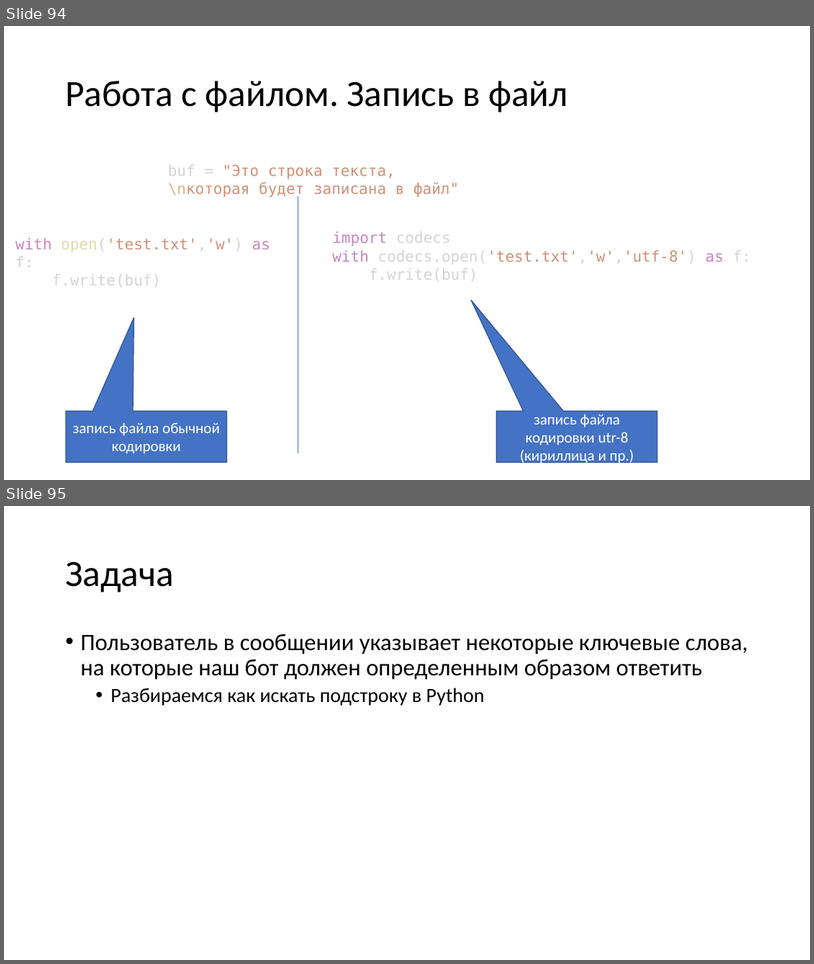
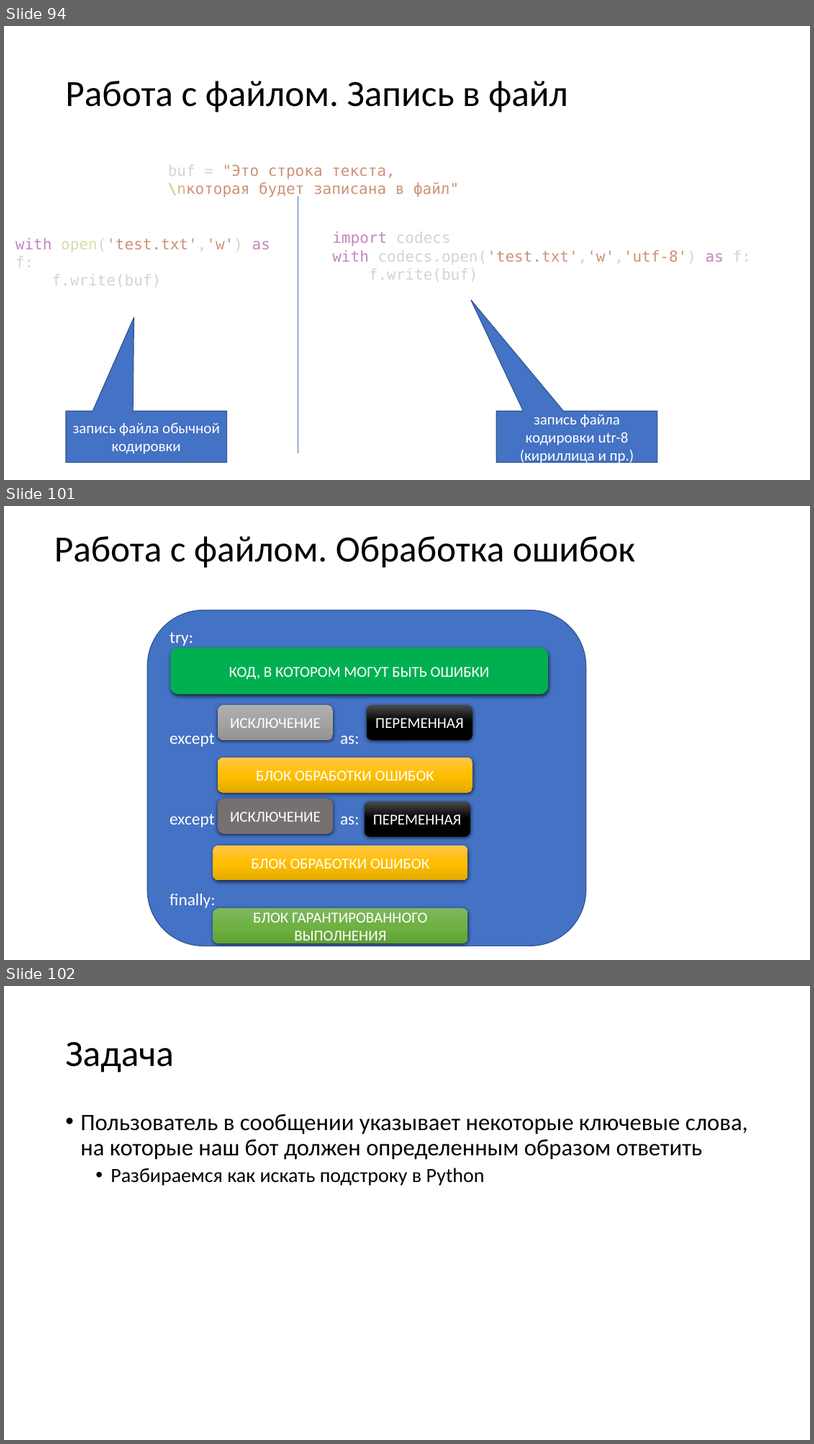
Before and after one commit to paveltsytovich/telegram-course, a slide deck: Presentation/Разработка ботов для телеграмм на Python.pptx. Shown one above the other, each under a label of ours: slides 94 and 95 before the commit, slides 94, 101 and 102 after it; the slides between them are not shown. The pictures are 814x964 and 814x1444 pixels, drawn with LibreOffice and Linux fonts; fonts in the diff are those of the drawing. Boxes give left, top, right and bottom in pixels: in the first picture for what was removed or moved away, otherwise in the second. Text is boxed around its words. In the diff, an @@ line names an element or a change of style, - is before the commit and + after.

```diff
--- a/Presentation/Разработка ботов для телеграмм на Python.pptx
+++ b/Presentation/Разработка ботов для телеграмм на Python.pptx
@@ slide 101 added at <box>4,506,810,960</box>, background #FFFFFF @@
@@ title added at <box>54,536,635,568</box>, 44 pt, text #000000 @@
+Работа с файлом. Обработка ошибок
@@ group added at <box>147,610,586,946</box>: 9 rounded rectangles @@
+try:
+except as:
+except as:
+finally:
+КОД, В КОТОРОМ МОГУТ БЫТЬ ОШИБКИ
+ИСКЛЮЧЕНИЕ
+ИСКЛЮЧЕНИЕ
+ПЕРЕМЕННАЯ
+ПЕРЕМЕННАЯ
+БЛОК ОБРАБОТКИ ОШИБОК
+БЛОК ОБРАБОТКИ ОШИБОК
+БЛОК ГАРАНТИРОВАННОГО ВЫПОЛНЕНИЯ
@@ what was slide 95 is now slide 102 @@
```
Also in this commit, not shown: 6 other slides added.
